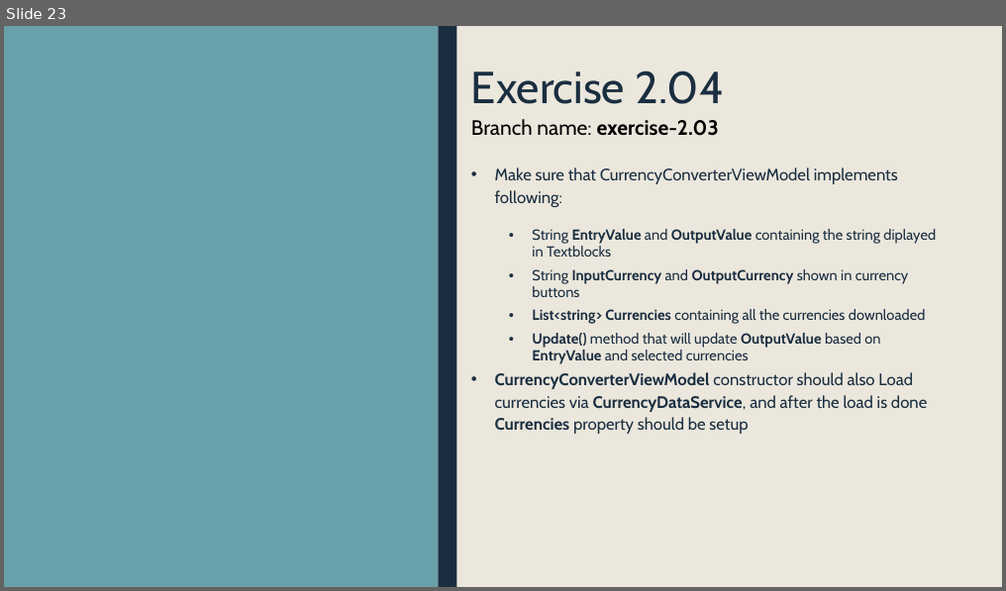
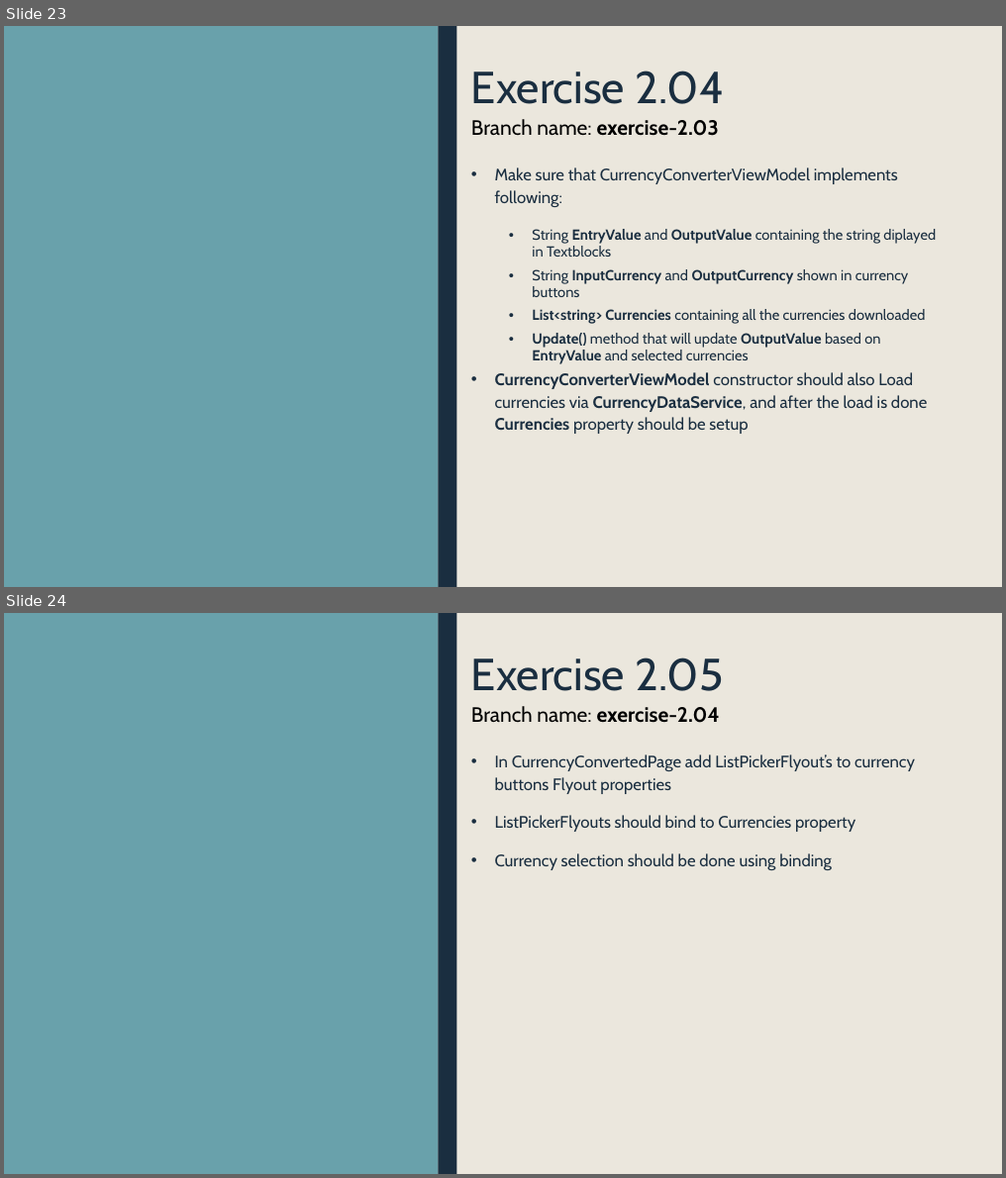
Before and after one commit to krajniak/PumConverter, a slide deck: exercises.pptx. Shown one above the other, each under a label of ours: slide 23 before the commit, slides 23 and 24 after it. The pictures are 1006x591 and 1006x1178 pixels, drawn with LibreOffice and Linux fonts; fonts in the diff are those of the drawing. Boxes give left, top, right and bottom in pixels: in the first picture for what was removed or moved away, otherwise in the second. Text is boxed around its words. In the diff, an @@ line names an element or a change of style, - is before the commit and + after.

Commit message:
Fixed flyout in currency converter, added exam exercise list

```diff
--- a/exercises.pptx
+++ b/exercises.pptx
@@ slide 24 added at <box>4,613,1002,1174</box>, background #EBE7DD; not listed: 2 template elements that a slide beside it also shows @@
@@ title added at <box>471,658,723,691</box>, 43.2 pt, text #1A2E40 @@
+Exercise 2.05
@@ text added at <box>471,706,720,723</box>, 20 pt, text #000000, bold @@
+Branch name: exercise-2.04
@@ text added at <box>495,755,915,870</box>, 16 pt, text #1A2E40 @@
+• In CurrencyConvertedPage add ListPickerFlyout’s to currency buttons Flyout properties
+• ListPickerFlyouts should bind to Currencies property
+• Currency selection should be done using binding
```
Also in this commit, not shown: 1 other slide added, 1 other file.
